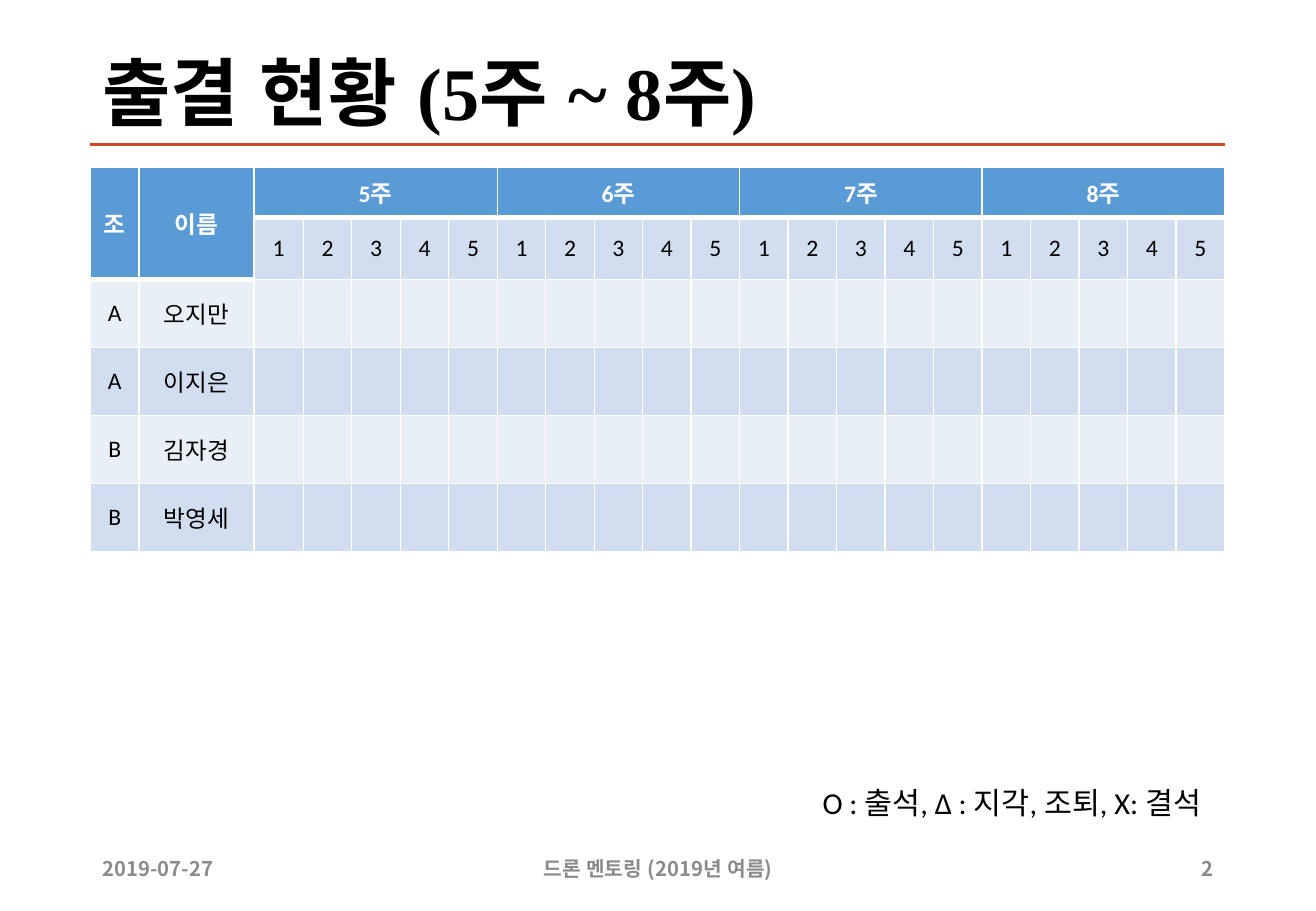
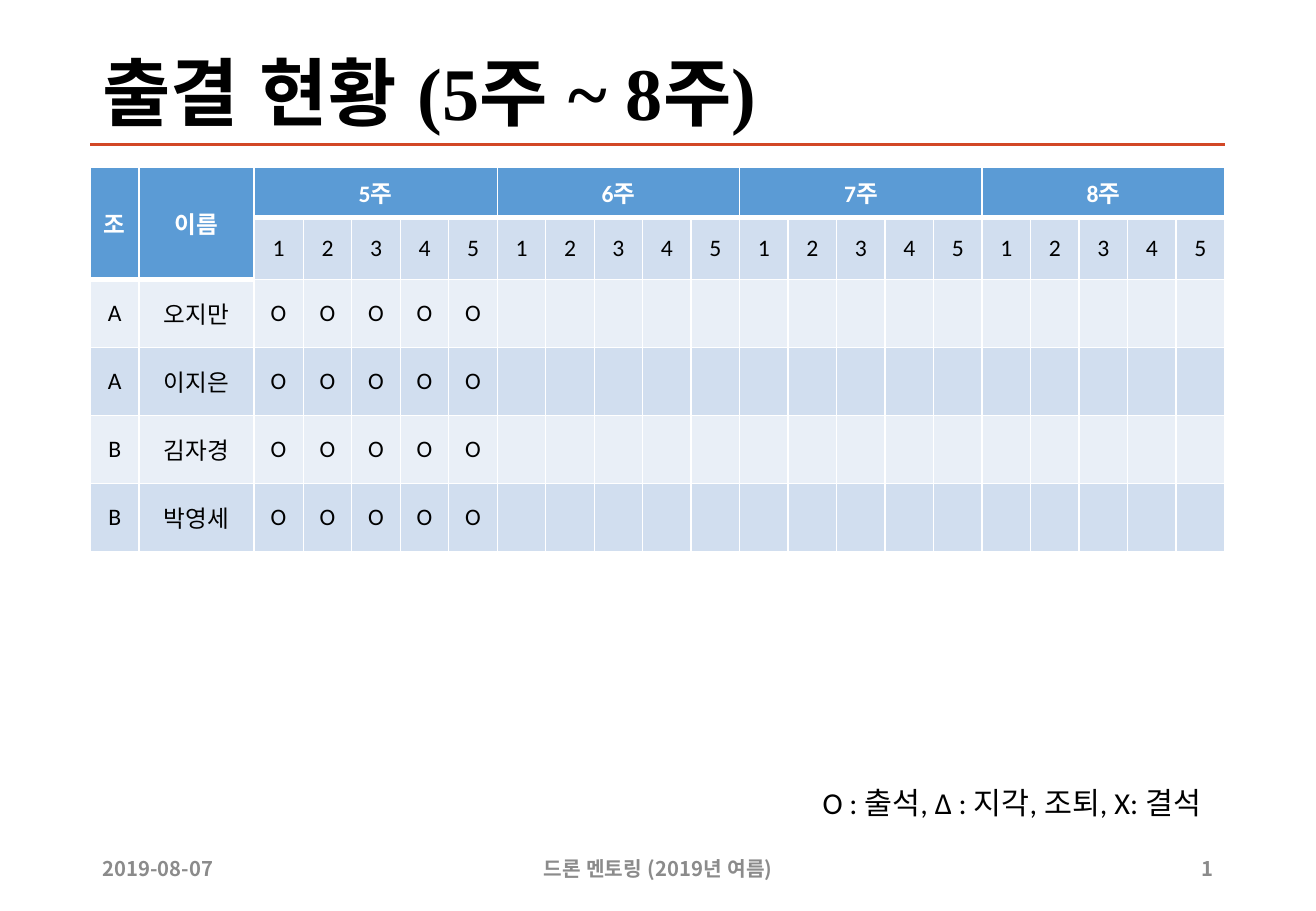
Before and after one commit to sunabove/drone_mentoring, a slide deck: slide 1 of 110 드론 멘토링 출결 현황 V1.1.pptx (slide 2 before the commit). Drawn at 1316x911 pixels with LibreOffice and Linux fonts; fonts in the diff are those of the drawing. Boxes give left, top, right and bottom in pixels: in the first picture for what was removed or moved away, otherwise in the second. Text is boxed around its words. In the diff, an @@ line names an element or a change of style, - is before the commit and + after.

```diff
--- a/110 드론 멘토링 출결 현황 V1.1.pptx
+++ b/110 드론 멘토링 출결 현황 V1.1.pptx
@@ table at <box>90,166,1227,552</box> @@
-row 3: A | 오지만 |  |  |  |  |  |  |  |  |  |  |  |  |  |  |  |  |  |  |  | 
+row 3: A | 오지만 | O | O | O | O | O |  |  |  |  |  |  |  |  |  |  |  |  |  |  | 
-row 4: A | 이지은 |  |  |  |  |  |  |  |  |  |  |  |  |  |  |  |  |  |  |  | 
+row 4: A | 이지은 | O | O | O | O | O |  |  |  |  |  |  |  |  |  |  |  |  |  |  | 
-row 5: B | 김자경 |  |  |  |  |  |  |  |  |  |  |  |  |  |  |  |  |  |  |  | 
+row 5: B | 김자경 | O | O | O | O | O |  |  |  |  |  |  |  |  |  |  |  |  |  |  | 
-row 6: B | 박영세 |  |  |  |  |  |  |  |  |  |  |  |  |  |  |  |  |  |  |  | 
+row 6: B | 박영세 | O | O | O | O | O |  |  |  |  |  |  |  |  |  |  |  |  |  |  | 
@@ text at <box>103,861,213,876</box>: text changed @@
-2019-07-27
+2019-08-07
@@ page number at <box>1201,861,1213,876</box>: text changed @@
-2
+1
```
Also in this commit, not shown: 1 other slide changed, 10 other files.
